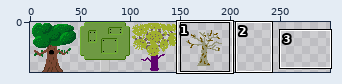
A sprite sheet gets an edit: Trees.png. Above: a wide view before the commit, with the close-up outlined.
Close-up. First the earlier version:
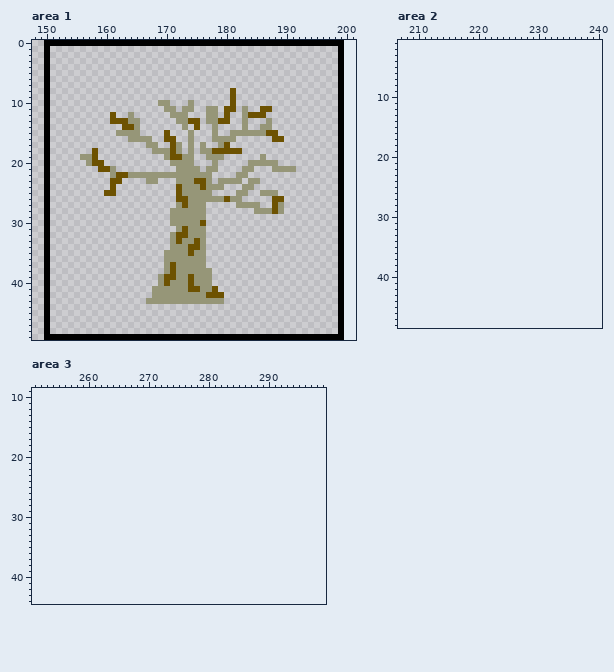
The file is 200x50 pixels. Shown: area 1: x 148..201, y 0..49; area 2: x 207..240, y 1..48; area 3: x 251..299, y 9..44. The old version is drawn lined up with the new one, on the new canvas.
New version:
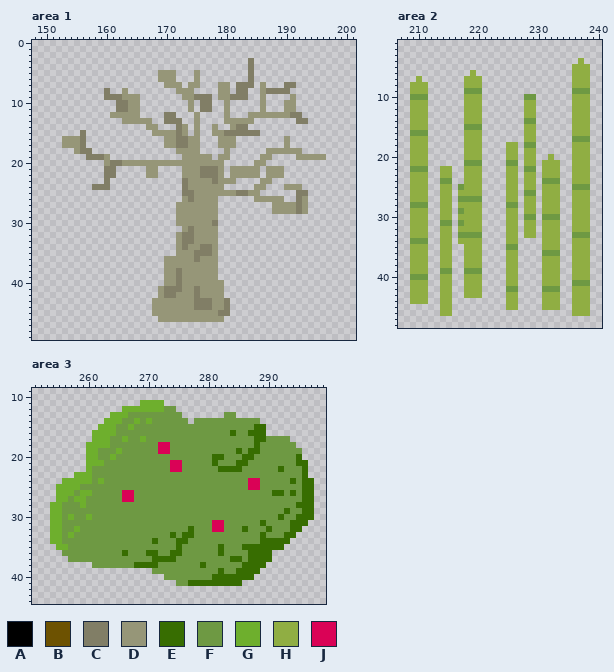
Palette (. is transparent): A #000000  B #6d5201  C #817e66  D #969678  E #376d01  F #6e9943  G #6eaf2d  H #90ae43  J #da0256
From old to new:
canvas 200x50 -> 300x50
Changed rows in their new state; - is an unchanged pixel.
Area 1:
first column x 150:
 0 ..................................................
 1 .------------------------------------------------.
 2 .------------------------------------------------.
 3 .---------------------------------C--------------.
 4 .---------------------------------C--------------.
 5 .------------------DDD---D--------C--------------.
 6 .------------------DDD---D--------C--------------.
 7 .-------------------DDD-DD---DD-CCC-D---CC-------.
 8 .---------C--D--------DDD----DD.CC--DCCCC--------.
 9 .---------CCCDDD-------DDCCC-DDCCC--D----D-------.
10 .-----------CCDD---..-----CC--D.----D---DD-------.
11 .-----------CCDD----..-.--CC.-D.-.--D.--DD-------.
12 .----------DDD-D----CC..-D-..-D--.DDDDDDDCC------.
13 .----------..D--DD--CCC..D-...DDD-D--.----CC-----.
14 .------------...-DD---C--D-----DCC--..-----------.
15 .-----C-----....--DDDDCD.D---DCCCCCC...----------.
16 .--DDDC-------....--DDCC-D--.---------..D--------.
17 .--DDDC----------..-DDCC-D.---DD--------D--------.
18 .----DCC.---------....-D-D....D..----DDDDDD------.
19 .-----.CCCD---------...--DD-.-D------D----DDDDD--.
20 .------...DCCDDDDDDDD----DDD-D----.--..----------.
21 .--------.CC-----DD---.---CCCD-DD--D-D--..-------.
22 .---------CC.....--....---CCCD-D--DD-DDD---------.
23 .---------C..----..---.C-DD-C---.-..DD-----------.
24 .-------CCC.----------.C--D------..DD---DDD------.
25 .---------..----------.CC---DDDDCCDD...---CC-----.
26 .---------------------.DC----....--DDDDD--CD-----.
27 .----------------------D---DD---....--D-DDCD-----.
28 .--------------------.-----DD------...D-DDCD-----.
29 .--------------------.-----DD--------------------.
30 .--------------------.----DDC--------------------.
31 .---------------------.DC--DD--------------------.
32 .--------------------.DCC--DD--------------------.
33 .--------------------.DCCD-DD--------------------.
34 .--------------------.-CDDCCD--------------------.
35 .-------------------..--DCCCD--------------------.
36 .------------------------C-DD--------------------.
37 .--------------------D-----DD--------------------.
38 .--------------------DC-----D--------------------.
39 .------------------.DDC-D---D--------------------.
40 .------------------.D-C-D---DD-------------------.
41 .-----------------.-CCC-DC--DD-------------------.
42 .-----------------.-CC---C-DDD-------------------.
43 .----------------.-------CCC--C------------------.
44 .-----------------DDDDDDDCCCDDC------------------.
45 .-----------------DDDDDDDDDDDCC------------------.
46 .------------------DDDDDDDDDDD-------------------.
47 .------------------------------------------------.
48 .------------------------------------------------.
49 ..................................................
Area 2:
first column x 209:
 4 ----------------------------H-
 5 ---------------------------HHH
 6 ----------H----------------HHH
 7 -H-------HHH---------------HHH
 8 HHH------HHH---------------HHH
 9 HHH------FFF---------------FFF
10 FFF------HHH-------FF------HHH
11 HHH------HHH-------HH------HHH
12 HHH------HHH-------HH------HHH
13 HHH------HHH-------HH------HHH
14 HHH------HHH-------FF------HHH
15 HHH------FFF-------HH------HHH
16 FFF------HHH-------HH------HHH
17 HHH------HHH-------HH------FFF
18 HHH------HHH----HH-FF------HHH
19 HHH------HHH----HH-HH------HHH
20 HHH------HHH----HH-HH--H---HHH
21 HHH------FFF----FF-HH-HHH--HHH
22 FFF--HH--HHH----HH-FF-HHH--HHH
23 HHH--HH--HHH----HH-HH-HHH--HHH
24 HHH--FF--HHH----HH-HH-FFF--HHH
25 HHH--HH-FHHH----HH-HH-HHH--FFF
26 HHH--HH-HHHH----HH-FF-HHH--HHH
27 HHH--HH-FFFF----HH-HH-HHH--HHH
28 FFF--HH-HHHH----FF-HH-HHH--HHH
29 HHH--HH-FHHH----HH-HH-HHH--HHH
30 HHH--HH-HHHH----HH-FF-FFF--HHH
31 HHH--FF-FHHH----HH-HH-HHH--HHH
32 HHH--HH-HHHH----HH-HH-HHH--HHH
33 HHH--HH-FFFF----HH-HH-HHH--FFF
34 FFF--HH-HHHH----HH----HHH--HHH
35 HHH--HH--HHH----FF----HHH--HHH
36 HHH--HH--HHH----HH----FFF--HHH
37 HHH--HH--HHH----HH----HHH--HHH
38 HHH--HH--HHH----HH----HHH--HHH
39 HHH--FF--FFF----HH----HHH--HHH
40 FFF--HH--HHH----HH----HHH--HHH
41 HHH--HH--HHH----HH----HHH--FFF
42 HHH--HH--HHH----FF----FFF--HHH
43 HHH--HH--HHH----HH----HHH--HHH
44 HHH--HH---------HH----HHH--HHH
45 -----HH---------HH----HHH--HHH
46 -----HH--------------------HHH
Area 3:
first column x 254:
11 ---------------GGGG-------------------------
12 ------------GGGGGGGFF-----------------------
13 ----------GGGFFFFFFFFF-------FF-------------
14 ---------GGGFFGFGFFFFFF-FFFFFFFFFFF---------
15 --------GGGFFGFFFFFFFFFFFFFFFFFFFFEE--------
16 -------GGGGFFFFFFFFFFFFFFFFFFFEFFEEE--------
17 -------GGGFFGFFGFFFFFFFFFFFFFFFFFFEEFFFF----
18 ------GGGGFFFFFFFFJJFFFFFFFFFFFFFFEFFFFFF---
19 ------GGFFFGFFFFFFJJFFFFFFFFFFFEFEEFFFFFFF--
20 ------GGFFGFFFFFFFFFFFFFFFFEEFFFEEFFFFFFFE--
21 ------GGGFFFFFFFFFFFJJFFFFFEFFFEEFFFFFFFFEE-
22 ------GFFFFFFFFFFFFFJJFFFFFFEEEEFFFFFFEFFFE-
23 ----GGGFFFFFFFFFFFFFFFFFFFFFFFFFFFFFFFFFFFE-
24 --GGGGGFGFFFFFFFFFFFFFFFFFFFFFFFFJJFFFFFEFEE
25 -GGGGFFFFFFFFFFFFFFFFFFFFFFFFFFFFJJFFFFFFFEE
26 -GGGFGGFFFFFJJFFFFFFFFFFFFFFFFFFFFFFFEEFEFEE
27 -GGFGGFFFFFFJJFFFFFFFFFFFFFFFFFFFFFFFFFFFFEE
28 GGFFFGFFFFFFFFFFFFFFFFFFFFFFFFFFFFFFFFFFFEEE
29 GGFFFFFFFFFFFFFFFFFFFFFFFFFFFFFFFFFFFFFEFFEE
30 GGFGFFGFFFFFFFFFFFFFFFFFFFFFFFFFFFFFFFEFFEEE
31 GGFFFFFFFFFFFFFFFFFFFFFFFFFJJFFFFFFEFFFFEEE-
32 GGFFGFFFFFFFFFFFFFFFFFFEFFFJJFFFEFFFEFFFEE--
33 GGFGFFFFFFFFFFFFFFFFEFEEFFFFFFFFFFFEFFFEE---
34 GGFFFFFFFFFFFFFFFEFFFEEFFFFFFFFFFFFEEEEE----
35 -GGFFFFFFFFFFFFFFFFFFEFFFFFFEFFFEEEEEEE-----
36 --FFFFFFFFFFEFFFEEFFEEFFFFFFEFFFFEEEE-------
37 ---FFFFFFFFFFFFFFEEEEFFFFFFFFFEEFEEEE-------
38 -------FFFFFFFEEEEFFFFFFFEFFFFFFEEEE--------
39 -----------------FFFFFFFFFFFEFFEEEE---------
40 -------------------FFFFFFFFEEEEEEE----------
41 ---------------------FFEEEEEEEEE------------
Changed places in both close-ups, as pixel boxes (x1, y1, x2, y2):
changed: (44, 40, 344, 340)
added: (506, 58, 590, 316)
added: (410, 70, 482, 316)
added: (50, 400, 314, 586)
